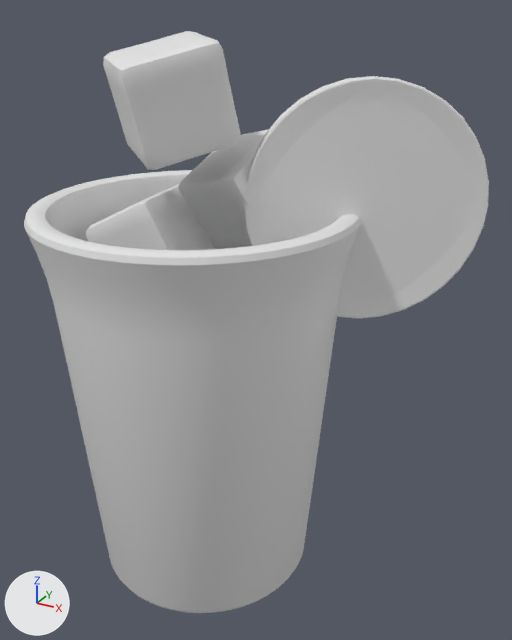
Two versions of the OBJ model public/assets/drink-baked/blog0034.obj, one commit apart.
Before and after are seen from a 50 mm lens placed at (3.39, -5.07, 5.26), pointed at (0.53, 0.11, 2.67). Every picture has the same lights, and +X, +Y and +Z are marked at lower left. The first picture is the older version. Where no turn or scale is listed for an object, it has been applied to the vertices.
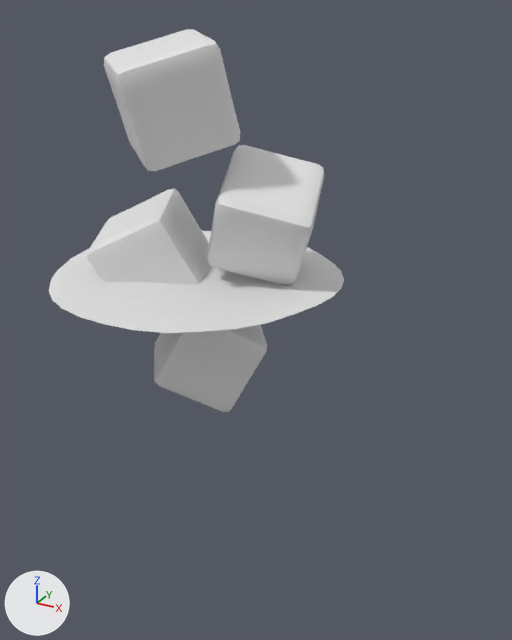
Changed parts and their boxes (x1, y1, x2, y2) in the pictures (512 x 640 px; the box of a moved part takes in the faces that stretch with it):
'Cylinder', deleted: before (24, 170, 361, 613)
'Circle.001', deleted: before (244, 76, 489, 319)
'Cube.002', reshaped: before (178, 129, 269, 249); after (208, 145, 324, 285)
'Cube.001', reshaped: before (86, 184, 216, 250); after (87, 189, 211, 284)
part 3 of me_plane, moved or reshaped (not visible before): after (49, 231, 344, 333)
'Cube', unchanged, uncovered by the edit: after (154, 325, 267, 412)

The edits, one by one:
me_cube_001 is used by ob_cube_001; location (0.0, 0.0, 0.0).
me_cube_001 had 386 vertices, 384 faces and spanned x -1.016..0.048, y -0.402..0.465, z 2.739..3.779.
me_cube_001 now has 386 vertices, 384 faces and spans x -1.02..0.169, y -0.64..0.478, z 2.641..3.746.
me_cube_001 part 1: the whole mesh is multiplied about its middle by the matrix ((0.938, -0.342, 0.048), (0.345, 0.932, -0.106), (-0.009, 0.117, 0.993)), then moved by (0.059, -0.112, -0.065).
me_cube_002 is used by ob_cube_002; location (0.0, 0.0, 0.0).
me_cube_002 had 386 vertices, 384 faces and spanned x -0.184..0.884, y -0.217..0.921, z 3.191..4.338.
me_cube_002 now has 386 vertices, 384 faces and spans x 0.018..1.14, y -0.39..0.791, z 3.04..4.196.
me_cube_002 part 2: the whole mesh is multiplied about its middle by the matrix ((0.572, 0.774, 0.27), (-0.563, 0.132, 0.816), (0.596, -0.619, 0.511)), then moved by (0.229, -0.152, -0.147).
me_plane is used by ob_plane; location (0.0, 0.0, 0.0).
me_plane had 246 vertices, 68 faces and spanned x -1.31..1.31, y -1.31..1.31, z 3.03..3.1.
me_plane now has 226 vertices, 167 faces and spans x -1.31..1.31, y -1.31..1.31, z 3.03..3.1.
me_plane part 3: 17 vertices moved from x -1.28..1.28, y -1.31..1.31, z 3.05..3.08 to x -1.29..1.29, y -1.31..1.31, z 3.05..3.08; 167 vertices removed from x -1.3..1.3, y -1.3..1.3, z 3.03..3.09; 147 vertices added at x -1.31..1.31, y -1.29..1.29, z 3.03..3.08.
Object 'Circle.001' (ob_circle_001) is deleted.
Object 'Cylinder' (ob_cylinder) is deleted.
